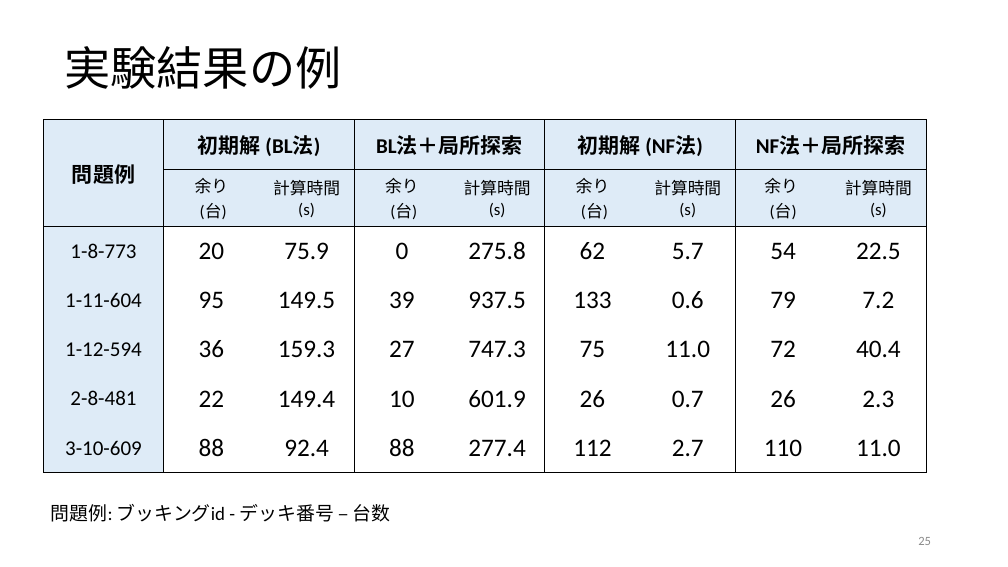
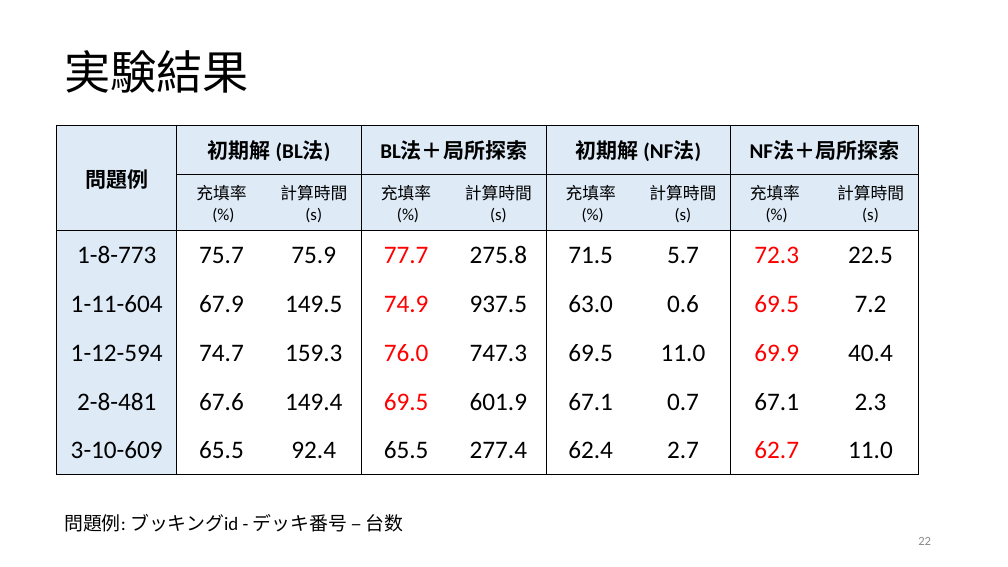
Before and after one commit to r-kurosu/kline, a slide deck: slide 22 of 卒論発表用スライド.pptx (slide 25 before the commit). Drawn at 1008x567 pixels with LibreOffice and Linux fonts; fonts in the diff are those of the drawing. Boxes give left, top, right and bottom in pixels: in the first picture for what was removed or moved away, otherwise in the second. Text is boxed around its words. In the diff, an @@ line names an element or a change of style, - is before the commit and + after.

```diff
--- a/卒論発表用スライド.pptx
+++ b/卒論発表用スライド.pptx
@@ title at bbox=[64, 50, 249, 93]: text changed @@
-実験結果の例
+実験結果
@@ table at bbox=[57, 126, 918, 476] @@
-row 2:  | 余り / (台) | 計算時間(s) | 余り / (台) | 計算時間(s) | 余り / (台) | 計算時間(s) | 余り / (台) | 計算時間(s)
+row 2:  | 充填率 / (%) | 計算時間(s) | 充填率 / (%) | 計算時間(s) | 充填率 / (%) | 計算時間(s) | 充填率 / (%) | 計算時間(s)
-row 3: 1-8-773 | 20 | 75.9 | 0 | 275.8 | 62 | 5.7 | 54 | 22.5
+row 3: 1-8-773 | 75.7 | 75.9 | 77.7 | 275.8 | 71.5 | 5.7 | 72.3 | 22.5
-row 4: 1-11-604 | 95 | 149.5 | 39 | 937.5 | 133 | 0.6 | 79 | 7.2
+row 4: 1-11-604 | 67.9 | 149.5 | 74.9 | 937.5 | 63.0 | 0.6 | 69.5 | 7.2
-row 5: 1-12-594 | 36 | 159.3 | 27 | 747.3 | 75 | 11.0 | 72 | 40.4
+row 5: 1-12-594 | 74.7 | 159.3 | 76.0 | 747.3 | 69.5 | 11.0 | 69.9 | 40.4
-row 6: 2-8-481 | 22 | 149.4 | 10 | 601.9 | 26 | 0.7 | 26 | 2.3
+row 6: 2-8-481 | 67.6 | 149.4 | 69.5 | 601.9 | 67.1 | 0.7 | 67.1 | 2.3
-row 7: 3-10-609 | 88 | 92.4 | 88 | 277.4 | 112 | 2.7 | 110 | 11.0
+row 7: 3-10-609 | 65.5 | 92.4 | 65.5 | 277.4 | 62.4 | 2.7 | 62.7 | 11.0
@@ size 20 to 24 pt in "1-8-773", "1-11-604", "1-12-594", "2-8-481" and 1 more places @@
@@ table: place and size @@
-table at bbox=[44, 120, 926, 473]
+table at bbox=[57, 126, 918, 476]
@@ text "問題例: ブッキングid - デッキ番号 – ...": place and size @@
-text "問題例: ブッキングid - デッキ番号 – ..." at bbox=[51, 504, 391, 522]
+text "問題例: ブッキングid - デッキ番号 – ..." at bbox=[64, 514, 404, 532]
@@ page number at bbox=[918, 537, 931, 545]: text changed @@
-25
+22
```
Also in this commit, not shown: 13 other slides changed, 5 slides added, 8 slides removed, 2 other files.
